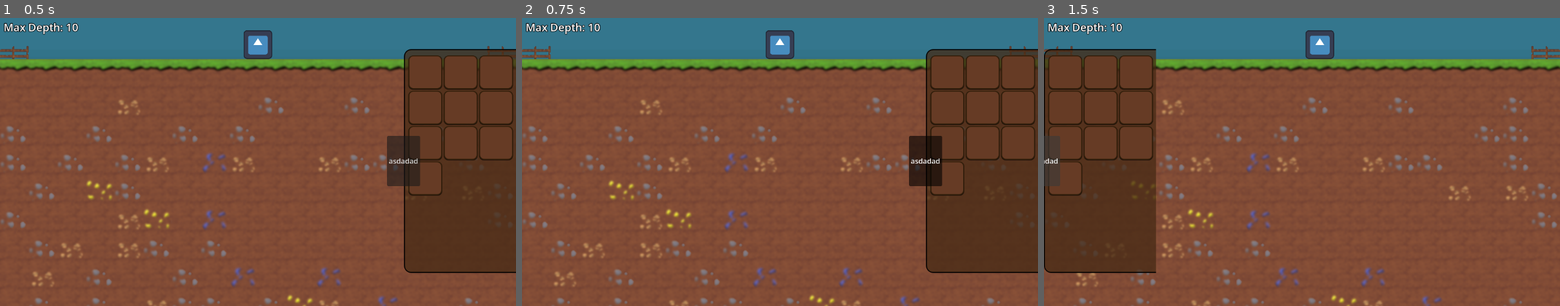
Above: before the commit, frames 1-3 (left to right).
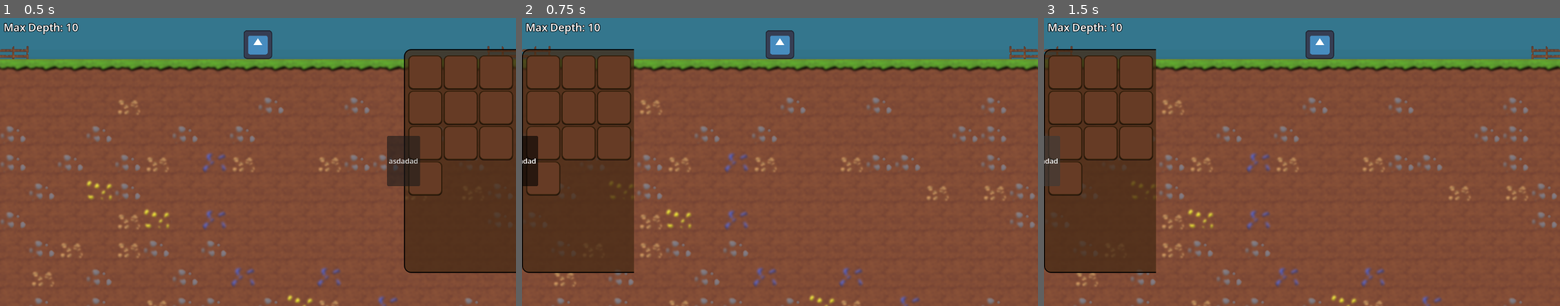
Above: after the commit, the same moments.

Repository: jakoofficial/DigNew
Game: Godot game, scene res://Scenes/Digzone.tscn
The game is run twice, just before and just after one commit, with the same random seed, the same clock (stepped at 60 frames per second) and the same inputs. The engine's default icon, where the game draws it, is replaced by a stand-in: a white triangle on a blue panel in a dark square.
Inputs:
- Up to frame 1 (0.5 s): no input
- Up to frame 2 (0.75 s): click "asdadad" at 0.5 s
- Up to frame 3 (1.5 s): tap Enter at 1.25 s; hold D (right) from 1.28 s (still down); tap R at 1.35 s

Frame 1 is identical in both runs. In frame 2, 31% of the frame differs, in the area x 0-100%, y 10-89%; in frame 3, nothing differs.

Commit message:
Quick fix

Diff:
--- a/Scripts/on_dig_ui.gd
+++ b/Scripts/on_dig_ui.gd
@@ -8,7 +8,6 @@
 	GM.curUI = self
 
 func _backpack(toggled: bool) -> void:
-	toggled = !toggled
 	if toggled:
 		backpack.global_position.x = 0
 
